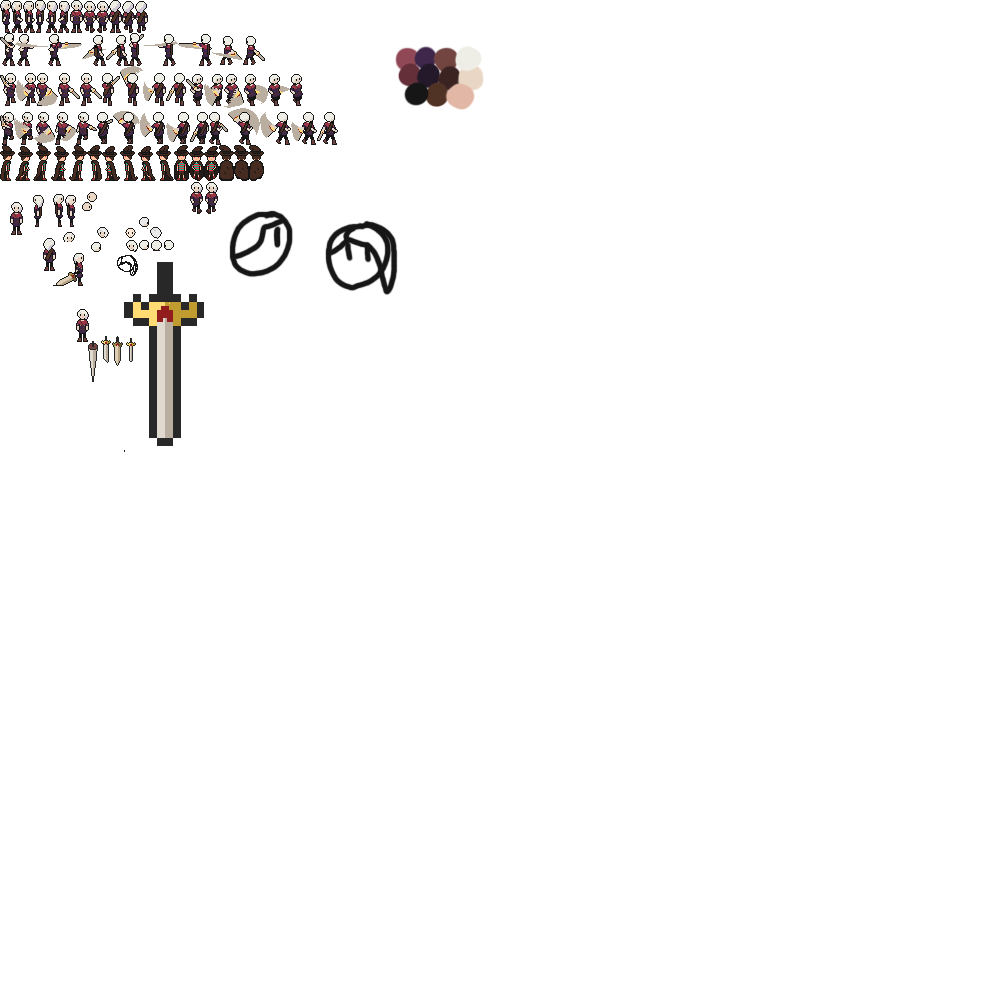
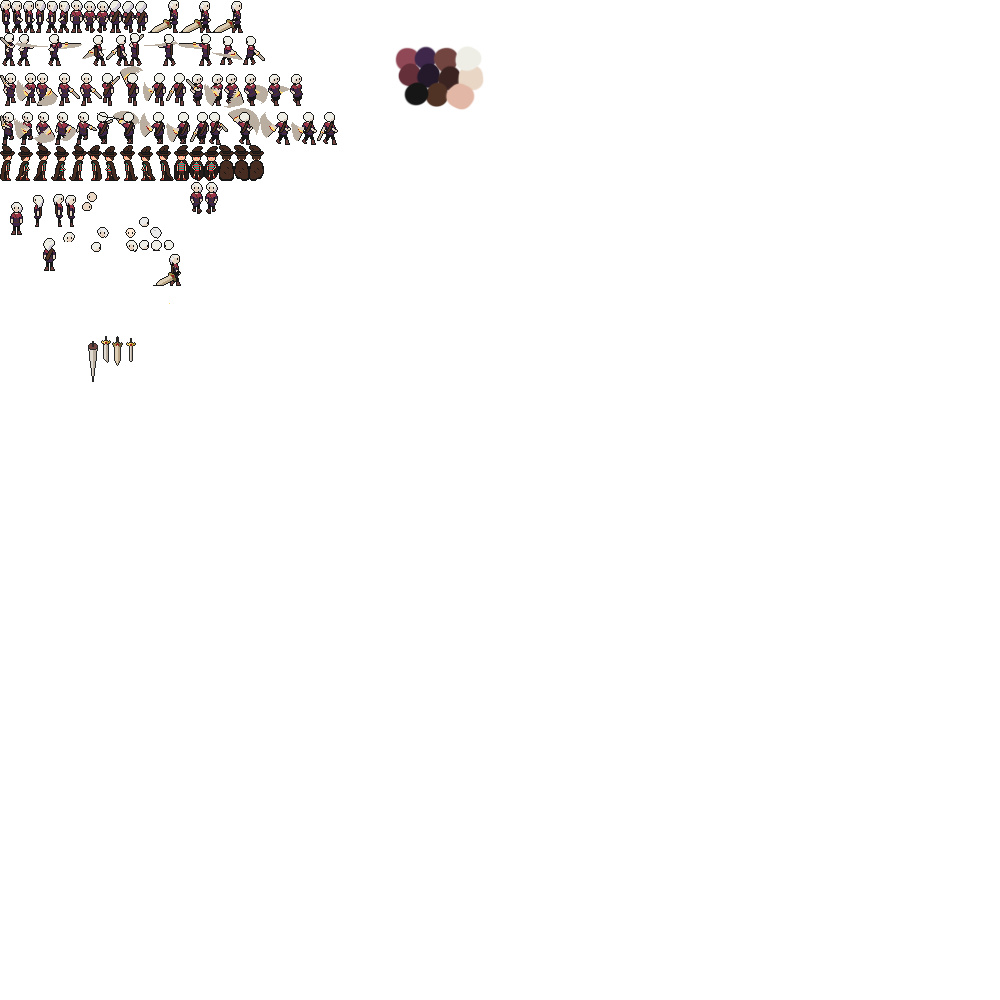
Layer changes from the first 1000x1000 image to the second:
removed layer "Layer 12" over (x1=76, y1=309, x2=89, y2=342)
added layer "Layer 29" above "Layer 28" over (x1=211, y1=1, x2=243, y2=33)
added layer "Layer 28" above "Layer 19" over (x1=179, y1=1, x2=211, y2=33)
painted on "Layer 19" over (x1=53, y1=0, x2=179, y2=286)
added layer "Layer 22" above "Layer 15" over (x1=153, y1=271, x2=180, y2=286)
removed layer "Layer 14" over (x1=124, y1=262, x2=204, y2=452)
added layer "Layer 23" above "Layer 1" over (x1=169, y1=254, x2=181, y2=286)
painted on "Layer 1" over (x1=3, y1=16, x2=398, y2=296)
